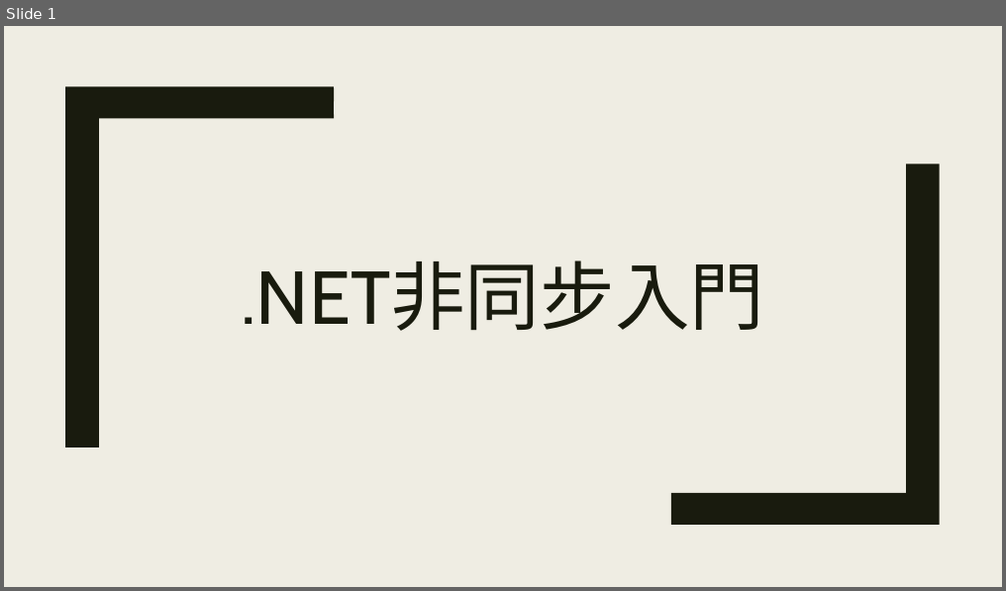
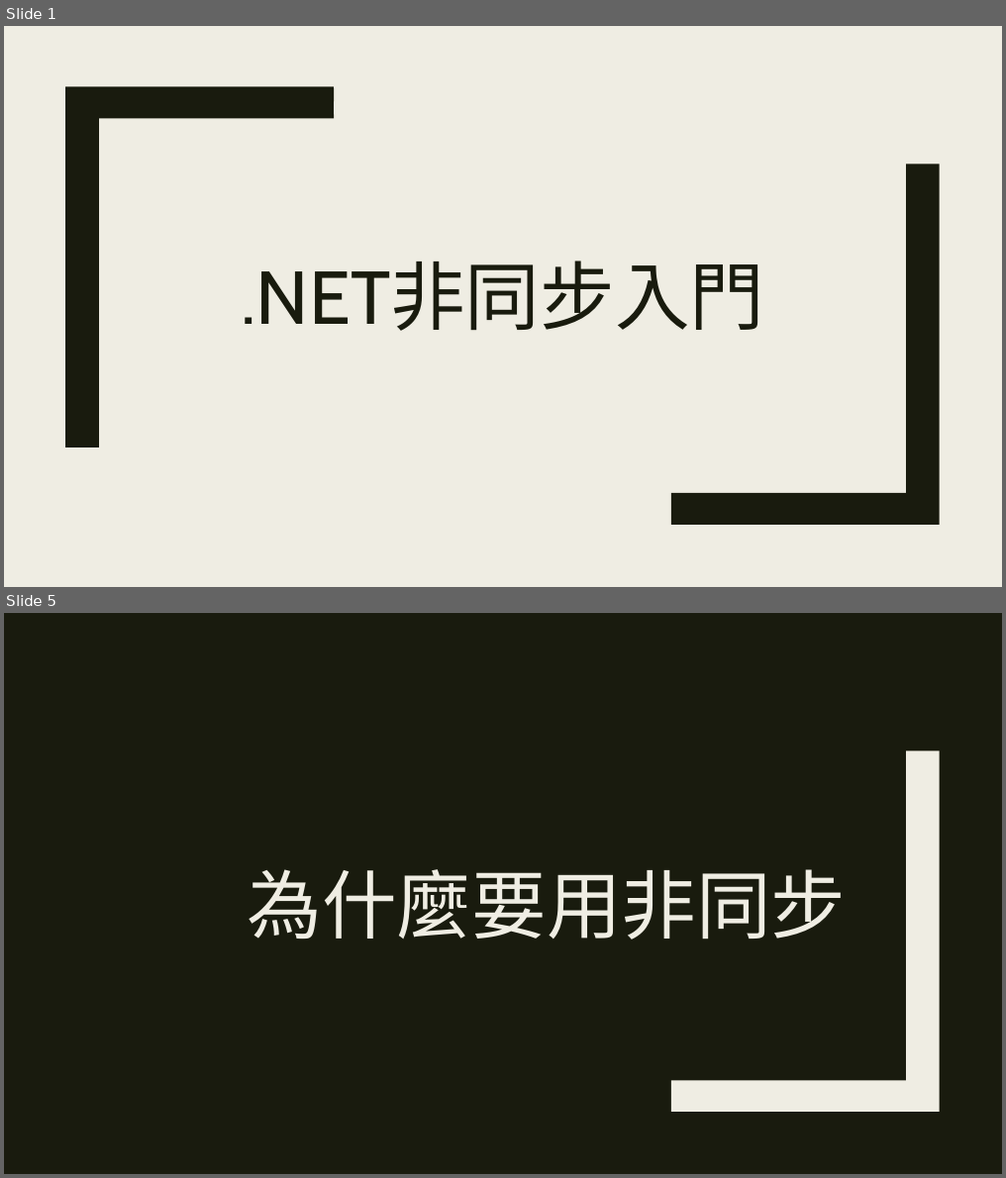
Before and after one commit to ryans610/.NET-Async-Basic, a slide deck: .NET非同步入門.pptx. Shown one above the other, each under a label of ours: slide 1 before the commit, slides 1 and 5 after it; the slides between them are not shown. The pictures are 1006x591 and 1006x1178 pixels, drawn with LibreOffice and Linux fonts; fonts in the diff are those of the drawing. Boxes give left, top, right and bottom in pixels: in the first picture for what was removed or moved away, otherwise in the second. Text is boxed around its words. In the diff, an @@ line names an element or a change of style, - is before the commit and + after.

```diff
--- a/.NET非同步入門.pptx
+++ b/.NET非同步入門.pptx
@@ slide 5 added at (4, 613, 1002, 1174), background #191B0E @@
@@ freeform shape added at (672, 751, 940, 1112), fill #EFEDE3 @@
@@ title added at (248, 869, 846, 940), 72 pt, text #EFEDE3 @@
+為什麼要用非同步
```
Also in this commit, not shown: 9 other slides added.
